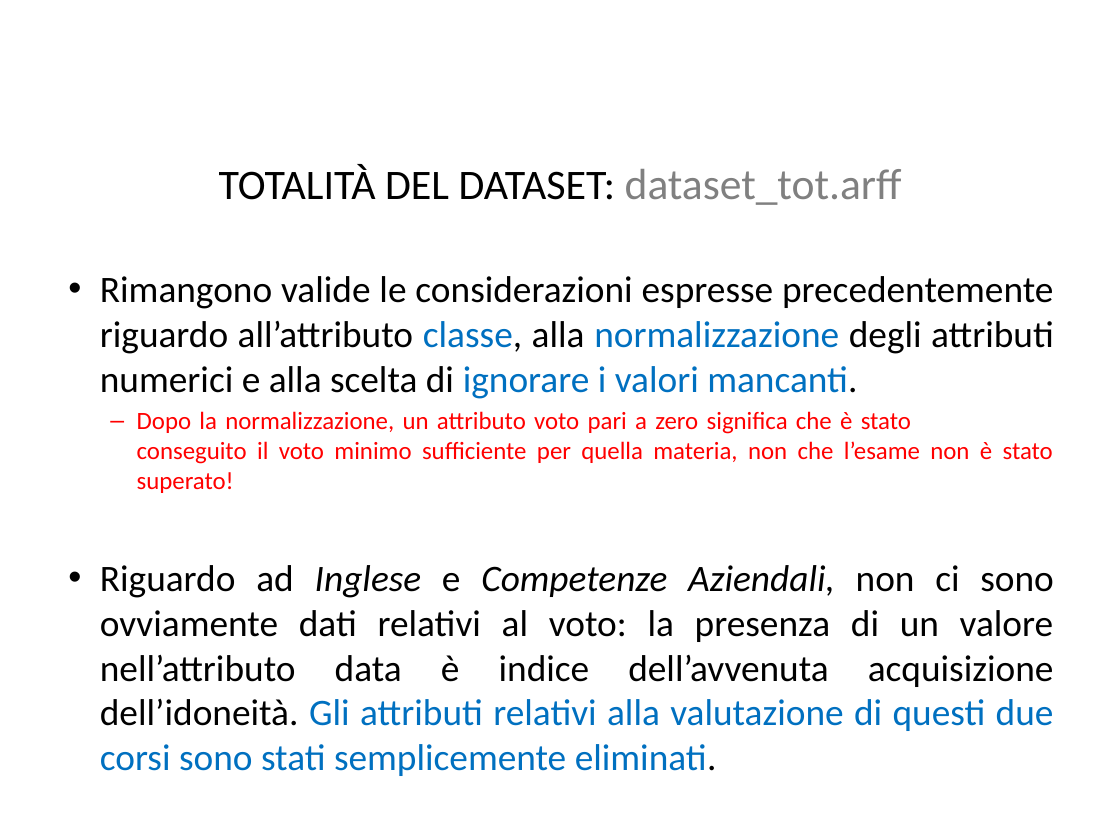
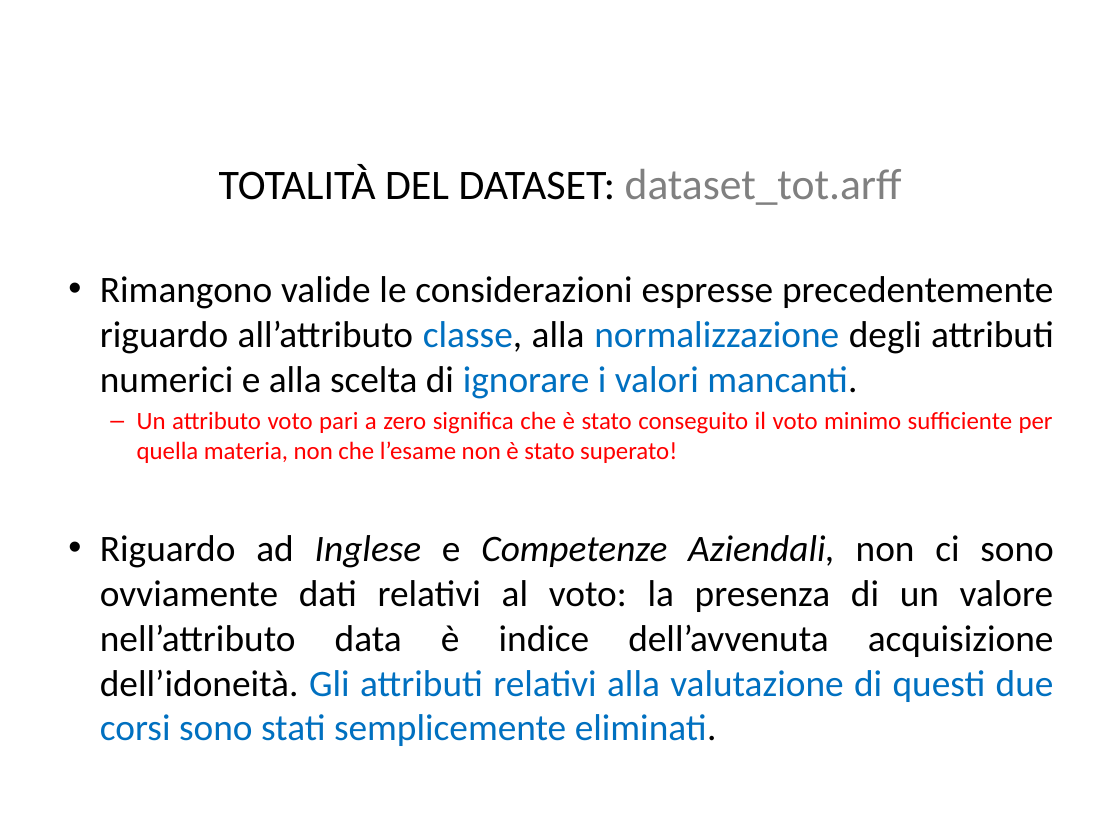
Before and after one commit to BlacknDecker/unifi, a slide deck: slide 36 of relazione.pptx. Drawn at 1120x840 pixels with LibreOffice and Linux fonts; fonts in the diff are those of the drawing; background and template pictures are left out. Boxes give left, top, right and bottom in pixels: in the first picture for what was removed or moved away, otherwise in the second. Text is boxed around its words. In the diff, an @@ line names an element or a change of style, - is before the commit and + after.

```diff
--- a/relazione.pptx
+++ b/relazione.pptx
@@ text at (137,411,1053,463): text changed @@
-  – Dopo la normalizzazione, un attributo voto pari a zero significa che è stato conseguito il voto minimo sufficiente per quella materia, non che l’esame non è stato superato!
+  – Un attributo voto pari a zero significa che è stato conseguito il voto minimo sufficiente per quella materia, non che l’esame non è stato superato!
```
Also in this commit, not shown: 6 other slides changed, 5 slides added, 1 slide removed, 8 other files.
